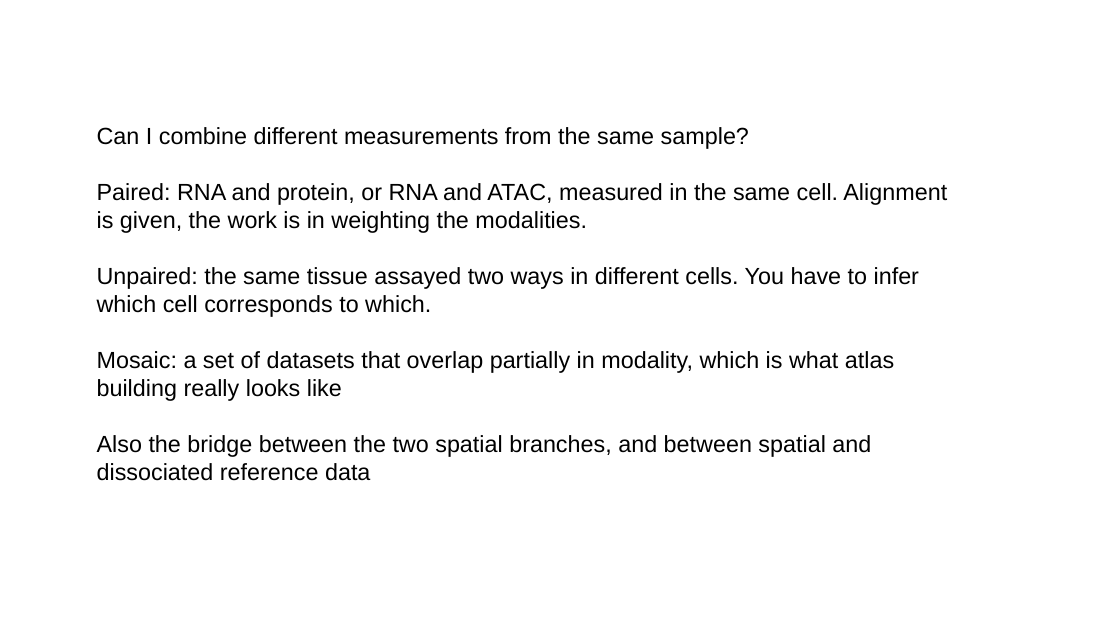
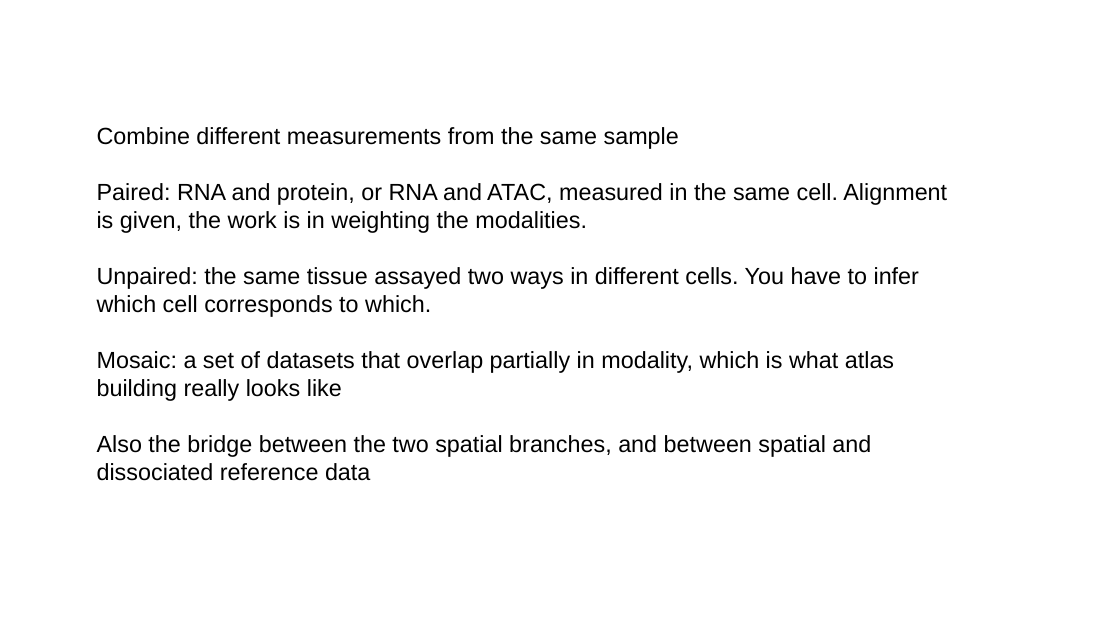
Before and after one commit to steverozen/handouts2026, a slide deck: slide 26 of friday_aug_6/single-cell-bioinformatics-overview.pptx. Drawn at 1120x630 pixels with LibreOffice and Linux fonts; fonts in the diff are those of the drawing. Boxes give left, top, right and bottom in pixels: in the first picture for what was removed or moved away, otherwise in the second. Text is boxed around its words. In the diff, an @@ line names an element or a change of style, - is before the commit and + after.

```diff
--- a/friday_aug_6/single-cell-bioinformatics-overview.pptx
+++ b/friday_aug_6/single-cell-bioinformatics-overview.pptx
@@ text at [97, 127, 679, 149]: text changed @@
-Can I combine different measurements from the same sample?
+Combine different measurements from the same sample
```
Also in this commit, not shown: 1 other slide changed, 2 slides added, 1 slide removed, 1 other file.
